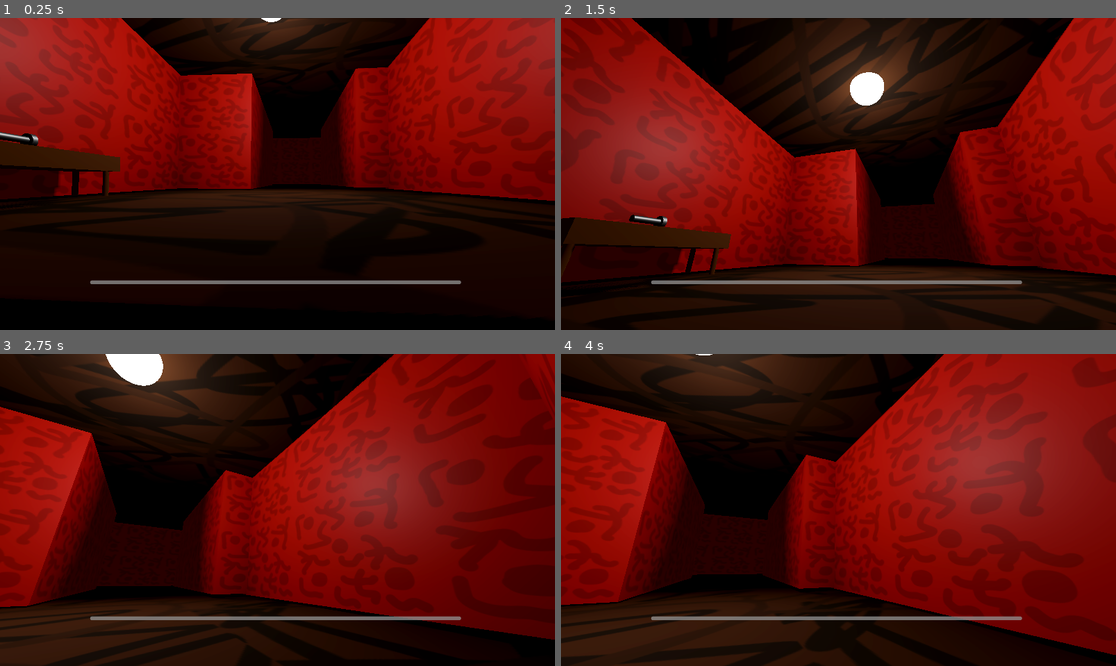
Above: before the commit, frames 1-4 (two rows, left to right).
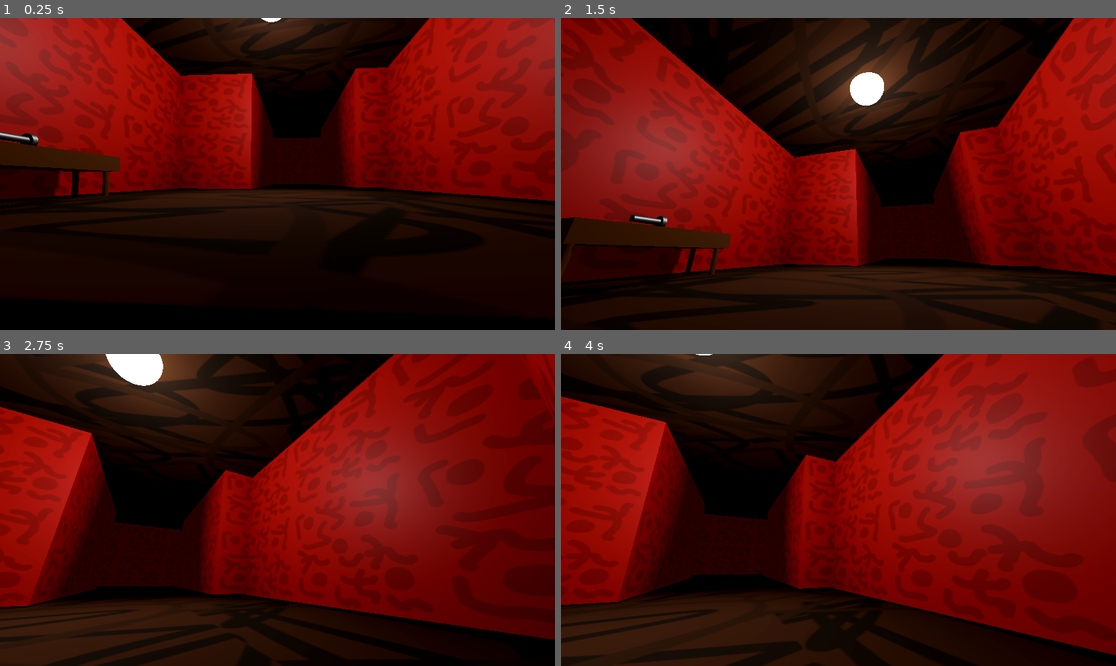
Above: after the commit, the same moments.

Repository: christiannoll/Basic3DGame
Game: Godot game, scene res://Scenes/level.tscn
The game is run twice, just before and just after one commit, with the same random seed, the same clock (stepped at 60 frames per second) and the same inputs.
Inputs (mouse positions are in pixels of both pictures, inside the frame that each line leads up to):
- Up to frame 1 (0.25 s): no input
- Up to frame 2 (1.5 s): move the mouse to (866, 174) at 0.52 s; hold W (forward) from 0.53 s (still down); tap Shift (sprint) at 0.6 s; tap Space (jump) at 0.77 s; move the mouse to (810, 174) at 1.27 s; tap F (flashlight) at 1.35 s
- Up to frame 3 (2.75 s): keep holding W (forward); tap Space (jump) at 1.52 s; tap Shift (sprint) at 1.55, 2.3 s; move the mouse to (288, 503) at 2.02 s; tap E (interact) at 2.1 s
- Up to frame 4 (4 s): keep holding W (forward); move the mouse to (832, 516) at 2.77 s; tap Shift (sprint) at 2.85, 3.6 s; tap Space (jump) at 3.02, 3.77 s; move the mouse to (877, 513) at 3.52 s

The runs differ from the first frame. In frame 1, 0.9% of the frame differs, in the area x 16-84%, y 83-86%; in frame 2, 0.9%; in frame 3, 0.9%; in frame 4, 0.9%.

Commit message:
Avoid showing sprint bar in beginning cut scene

Diff:
--- a/Scenes/level.tscn
+++ b/Scenes/level.tscn
@@ -28,33 +28,6 @@
 [sub_resource type="BoxShape3D" id="BoxShape3D_51e2h"]
 
 [sub_resource type="BoxMesh" id="BoxMesh_tumq0"]
-
-[sub_resource type="Animation" id="Animation_oqgf2"]
-length = 8.0
-tracks/0/type = "value"
-tracks/0/imported = false
-tracks/0/enabled = true
-tracks/0/path = NodePath("cutscene_cam:position")
-tracks/0/interp = 2
-tracks/0/loop_wrap = true
-tracks/0/keys = {
-"times": PackedFloat32Array(0, 8),
-"transitions": PackedFloat32Array(1, 1),
-"update": 0,
-"values": [Vector3(-4.3856316, 0.85665464, -33.445534), Vector3(-5.6318793, 1.9574602, -30.349823)]
-}
-tracks/1/type = "value"
-tracks/1/imported = false
-tracks/1/enabled = true
-tracks/1/path = NodePath("cutscene_cam:rotation")
-tracks/1/interp = 2
-tracks/1/loop_wrap = true
-tracks/1/keys = {
-"times": PackedFloat32Array(0, 1, 2.5, 8),
-"transitions": PackedFloat32Array(1, 1, 1, 1),
-"update": 0,
-"values": [Vector3(0, -3.1415925, 0), Vector3(0.3298672, -2.645919, 0), Vector3(0.3298672, -3.6390114, 0), Vector3(0, -1.5237422, 0)]
-}
 
 [sub_resource type="Animation" id="Animation_bvt00"]
 resource_name = "beginning"
@@ -84,6 +57,33 @@
 "values": [Vector3(0, -3.1415925, 0)]
 }
 
+[sub_resource type="Animation" id="Animation_oqgf2"]
+length = 8.0
+tracks/0/type = "value"
+tracks/0/imported = false
+tracks/0/enabled = true
+tracks/0/path = NodePath("cutscene_cam:position")
+tracks/0/interp = 2
+tracks/0/loop_wrap = true
+tracks/0/keys = {
+"times": PackedFloat32Array(0, 8),
+"transitions": PackedFloat32Array(1, 1),
+"update": 0,
+"values": [Vector3(-4.3856316, 0.85665464, -33.445534), Vector3(-5.6318793, 1.9574602, -30.349823)]
+}
+tracks/1/type = "value"
+tracks/1/imported = false
+tracks/1/enabled = true
+tracks/1/path = NodePath("cutscene_cam:rotation")
+tracks/1/interp = 2
+tracks/1/loop_wrap = true
+tracks/1/keys = {
+"times": PackedFloat32Array(0, 1, 2.5, 8),
+"transitions": PackedFloat32Array(1, 1, 1, 1),
+"update": 0,
+"values": [Vector3(0, -3.1415925, 0), Vector3(0.3298672, -2.645919, 0), Vector3(0.3298672, -3.6390114, 0), Vector3(0, -1.5237422, 0)]
+}
+
 [sub_resource type="AnimationLibrary" id="AnimationLibrary_oqgf2"]
 _data = {
 &"RESET": SubResource("Animation_bvt00"),
--- a/Scripts/player.gd
+++ b/Scripts/player.gd
@@ -15,16 +15,15 @@
 	sprint_slider = get_node("/root/" + get_tree().current_scene.name + "/UI/sprint_slider")
 
 func _process(delta: float) -> void:
-	if movable == true:
-		if SPEED == SPRINT_SPEED:
-			sprint_slider.value = sprint_slider.value - sprint_drain_amount * delta
-			if sprint_slider.value == sprint_slider.min_value:
-				SPEED = ORIGINAL_SPEED
-		if SPEED != SPRINT_SPEED:
-			if sprint_slider.value < sprint_slider.max_value:
-				sprint_slider.value = sprint_slider.value + sprint_refresh_amount * delta
-			if sprint_slider.value == sprint_slider.max_value:
-				sprint_slider.visible = false
+	if SPEED == SPRINT_SPEED:
+		sprint_slider.value = sprint_slider.value - sprint_drain_amount * delta
+		if sprint_slider.value == sprint_slider.min_value:
+			SPEED = ORIGINAL_SPEED
+	if SPEED != SPRINT_SPEED:
+		if sprint_slider.value < sprint_slider.max_value:
+			sprint_slider.value = sprint_slider.value + sprint_refresh_amount * delta
+		if sprint_slider.value == sprint_slider.max_value:
+			sprint_slider.visible = false
 
 
 func _physics_process(delta: float) -> void:
